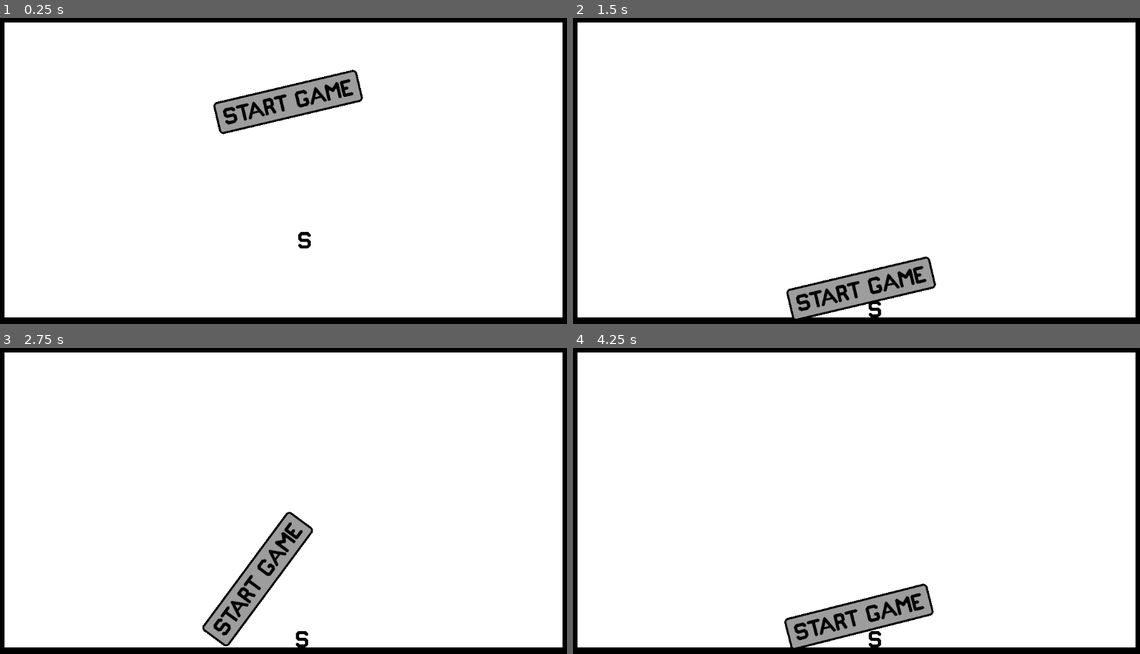
Above: before the commit, frames 1-4 (two rows, left to right).
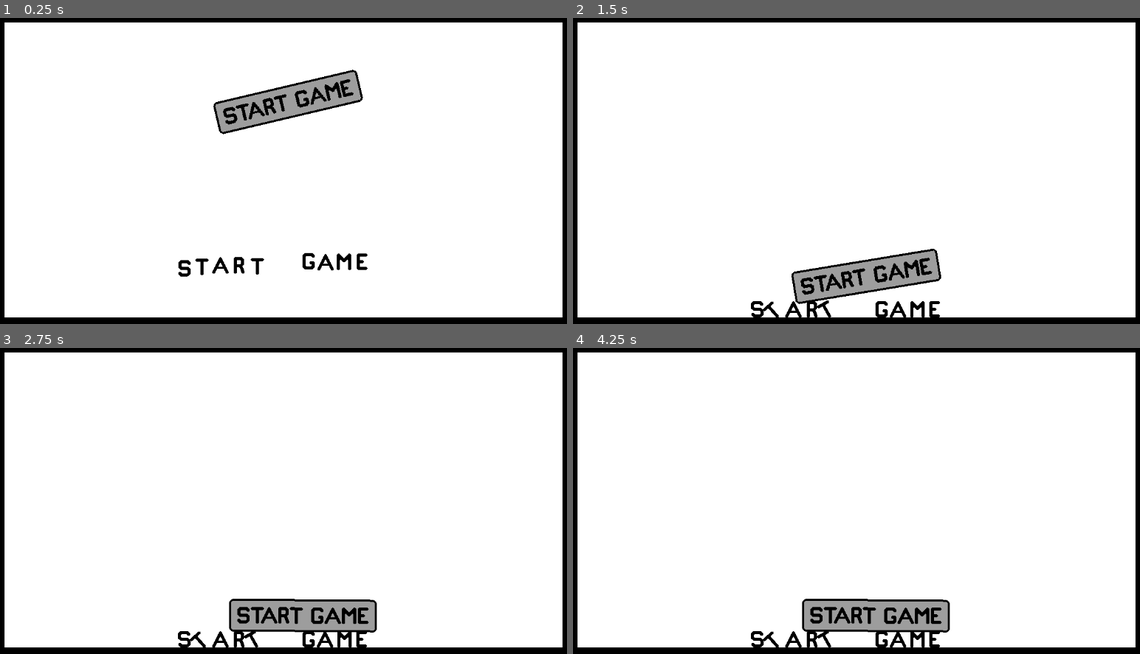
Above: after the commit, the same moments.

Repository: conor-wilson/secret-sapphire
Game: Godot game, scene res://scenes/main.tscn
Two runs of this game, one before a commit and one after it. Both use one fixed random seed, a clock stepped at 60 frames per second and the inputs below.
Inputs (mouse positions are in pixels of both pictures, inside the frame that each line leads up to):
- Up to frame 1 (0.25 s): no input
- Up to frame 2 (1.5 s): move the mouse to (862, 100) at 0.52 s; click (862, 100) at 0.6 s; move the mouse to (737, 189) at 1.27 s; click (737, 189) at 1.35 s
- Up to frame 3 (2.75 s): move the mouse to (340, 430) at 2.02 s; click (340, 430) at 2.1 s
- Up to frame 4 (4.25 s): move the mouse to (828, 568) at 2.77 s; click (828, 568) at 2.85 s; move the mouse to (1032, 553) at 3.52 s; click (1032, 553) at 3.6 s

The runs differ from the first frame. In frame 1, 0.9% of the frame differs, in the area x 31-65%, y 16-85%; in frame 2, 3.6%; in frame 3, 5.6%, in the area x 31-67%, y 53-99%; in frame 4, 3.4%.

Commit message:
Added ability to select each letter type, and added all the letters to the main menu

Diff:
--- a/start-game/project.godot
+++ b/start-game/project.godot
@@ -33,3 +33,7 @@
 2d_physics/layer_2="objects"
 2d_physics/layer_3="characters"
 2d_physics/layer_4="particles"
+
+[rendering]
+
+textures/canvas_textures/default_texture_filter=0
--- /dev/null
+++ b/start-game/scenes/letter.gd
@@ -0,0 +1,52 @@
+extends Node2D
+
+# TODO: Each of the letter types in this file are handled as individual variables. It
+# might be cleaner to move them all into an array and handle them as a collection. Look
+# into whether this is the case, and refactor the code accordingly if it is.
+
+enum LetterType {S, T, A, R, G, M, E}
+@export var letter:LetterType = LetterType.S
+
+# All of the letter types
+@onready var s: RigidBody2D = $S
+@onready var t: RigidBody2D = $T
+@onready var a: RigidBody2D = $A
+@onready var r: RigidBody2D = $R
+@onready var g: RigidBody2D = $G
+@onready var m: RigidBody2D = $M
+@onready var e: RigidBody2D = $E
+
+# Called when the node enters the scene tree for the first time.
+func _ready() -> void:
+
+	disable_all_letters()
+
+	match letter:
+		LetterType.S: enable_letter(s)
+		LetterType.T: enable_letter(t)
+		LetterType.A: enable_letter(a)
+		LetterType.R: enable_letter(r)
+		LetterType.G: enable_letter(g)
+		LetterType.M: enable_letter(m)
+		LetterType.E: enable_letter(e)
+		_: print_debug("unknown letter type: ", letter)
+
+# disable_all_letters disables and hides all the types of letters in the node tree.
+func disable_all_letters():
+	disable_letter(s)
+	disable_letter(t)
+	disable_letter(a)
+	disable_letter(r)
+	disable_letter(g)
+	disable_letter(m)
+	disable_letter(e)
+
+# disable_letter disables and hides the provided letter from the node tree.
+func disable_letter(l:RigidBody2D):
+	l.hide()
+	l.get_child(1).disabled = true
+
+# enable_letter enables and shows the provided letter within the node tree.
+func enable_letter(l:RigidBody2D):
+	l.show()
+	l.get_child(1).disabled = false
--- a/start-game/scenes/letter.tscn
+++ b/start-game/scenes/letter.tscn
@@ -1,17 +1,75 @@
-[gd_scene load_steps=3 format=3 uid="uid://dn8q4o2sgxa7y"]
+[gd_scene load_steps=9 format=3 uid="uid://dn8q4o2sgxa7y"]
 
+[ext_resource type="Script" path="res://scenes/letter.gd" id="1_py2od"]
 [ext_resource type="Texture2D" uid="uid://pvl4opjitbn6" path="res://assets/art/Letters1.png" id="1_xwbin"]
+[ext_resource type="Texture2D" uid="uid://c7am4spqld716" path="res://assets/art/Letters2.png" id="2_8btql"]
+[ext_resource type="Texture2D" uid="uid://rt1q2s47l33u" path="res://assets/art/Letters3.png" id="3_8b30d"]
+[ext_resource type="Texture2D" uid="uid://c7buyymj4wbih" path="res://assets/art/Letters4.png" id="4_p13cm"]
+[ext_resource type="Texture2D" uid="uid://4135leo6x8el" path="res://assets/art/Letters6.png" id="5_idgub"]
+[ext_resource type="Texture2D" uid="uid://c6a07x25mr3es" path="res://assets/art/Letters8.png" id="6_k31ig"]
+[ext_resource type="Texture2D" uid="uid://c8kvnj8oui3xm" path="res://assets/art/Letters9.png" id="7_ht6sd"]
 
-[sub_resource type="PhysicsMaterial" id="PhysicsMaterial_uq82m"]
-bounce = 0.3
+[node name="Letter" type="Node2D"]
+script = ExtResource("1_py2od")
 
-[node name="Letter" type="RigidBody2D"]
-collision_layer = 2
-collision_mask = 7
-physics_material_override = SubResource("PhysicsMaterial_uq82m")
+[node name="S" type="RigidBody2D" parent="."]
+visible = false
 
-[node name="CollisionPolygon2D" type="CollisionPolygon2D" parent="."]
-polygon = PackedVector2Array(-12, -12, -8, -16, 8, -16, 12, -12, 12, -8, 11, -7, 7, -7, 4, -10, -5, -10, -6, -9, -6, -4, -5, -3, 8, -3, 12, 1, 12, 11, 6, 16, -8, 16, -12, 12, -12, 9, -10, 7, -7, 7, -5, 10, 4, 10, 6, 8, 6, 4, 5, 3, -8, 3, -12, -1)
+[node name="Sprite2D" type="Sprite2D" parent="S"]
+texture = ExtResource("1_xwbin")
 
-[node name="Sprite2D" type="Sprite2D" parent="."]
-texture = ExtResource("1_xwbin")
+[node name="CollisionPolygon2D" type="CollisionPolygon2D" parent="S"]
+polygon = PackedVector2Array(-12, -11, -7, -16, 7, -16, 12, -11, 12, -9, 10, -7, 8, -7, 5, -10, -5, -10, -6, -9, -6, -4, -5, -3, 7, -3, 12, 2, 12, 10, 6, 16, -7, 16, -12, 11, -12, 9, -10, 7, -8, 7, -5, 10, 5, 10, 6, 9, 6, 4, 5, 3, -7, 3, -12, -2)
+
+[node name="T" type="RigidBody2D" parent="."]
+visible = false
+
+[node name="Sprite2D" type="Sprite2D" parent="T"]
+texture = ExtResource("2_8btql")
+
+[node name="CollisionPolygon2D" type="CollisionPolygon2D" parent="T"]
+polygon = PackedVector2Array(-10, -16, 10, -16, 13, -13, 10, -10, 3, -10, 3, 14, 1, 16, -1, 16, -3, 14, -3, -10, -10, -10, -13, -13)
+
+[node name="A" type="RigidBody2D" parent="."]
+visible = false
+
+[node name="Sprite2D" type="Sprite2D" parent="A"]
+texture = ExtResource("3_8b30d")
+
+[node name="CollisionPolygon2D" type="CollisionPolygon2D" parent="A"]
+polygon = PackedVector2Array(1, -16, 16, 13, 16, 15, 15, 16, 11, 16, 7, 7, -7, 7, -11, 16, -15, 16, -16, 15, -16, 13, -1, -16)
+
+[node name="R" type="RigidBody2D" parent="."]
+visible = false
+
+[node name="Sprite2D" type="Sprite2D" parent="R"]
+texture = ExtResource("4_p13cm")
+
+[node name="CollisionPolygon2D" type="CollisionPolygon2D" parent="R"]
+polygon = PackedVector2Array(-7, -16, 5, -16, 10, -11, 10, -2, 7, 1, 11, 14, 9, 16, 7, 16, 5, 14, 2, 4, -4, 4, -4, 14, -6, 16, -8, 16, -10, 14, -10, -13)
+
+[node name="G" type="RigidBody2D" parent="."]
+visible = false
+
+[node name="Sprite2D" type="Sprite2D" parent="G"]
+texture = ExtResource("5_idgub")
+
+[node name="CollisionPolygon2D" type="CollisionPolygon2D" parent="G"]
+polygon = PackedVector2Array(-12, -11, -7, -16, 7, -16, 12, -11, 12, -9, 10, -7, 8, -7, 5, -10, -5, -10, -6, -9, -6, 9, -5, 10, 5, 10, 6, 9, 6, 6, 4, 6, 2, 4, 2, 2, 4, 0, 9, 0, 12, 3, 12, 11, 7, 16, -7, 16, -12, 11)
+
+[node name="M" type="RigidBody2D" parent="."]
+visible = false
+
+[node name="Sprite2D" type="Sprite2D" parent="M"]
+texture = ExtResource("6_k31ig")
+
+[node name="CollisionPolygon2D" type="CollisionPolygon2D" parent="M"]
+polygon = PackedVector2Array(-14, -13, -11, -16, -10, -16, 0, -6, 10, -16, 11, -16, 14, -13, 14, 14, 12, 16, 10, 16, 8, 14, 8, -2, 7, -5, 1, 1, -1, 1, -7, -5, -8, -2, -8, 14, -10, 16, -12, 16, -14, 14)
+
+[node name="E" type="RigidBody2D" parent="."]
+
+[node name="Sprite2D" type="Sprite2D" parent="E"]
+texture = ExtResource("7_ht6sd")
+
+[node name="CollisionPolygon2D" type="CollisionPolygon2D" parent="E"]
+polygon = PackedVector2Array(-10, -13, -7, -16, 8, -16, 11, -13, 8, -10, -4, -10, -4, -3, 1, -3, 4, 0, 1, 3, -4, 3, -4, 10, 8, 10, 11, 13, 8, 16, -7, 16, -10, 13)
--- a/start-game/scenes/main_menu.tscn
+++ b/start-game/scenes/main_menu.tscn
@@ -25,4 +25,36 @@
 [node name="Letters" type="Node2D" parent="."]
 
 [node name="S" parent="Letters" instance=ExtResource("3_1ar5g")]
-position = Vector2(617, 429)
+position = Vector2(383, 484)
+
+[node name="T1" parent="Letters" instance=ExtResource("3_1ar5g")]
+position = Vector2(417, 481)
+letter = 1
+
+[node name="A1" parent="Letters" instance=ExtResource("3_1ar5g")]
+position = Vector2(453, 478)
+letter = 2
+
+[node name="R" parent="Letters" instance=ExtResource("3_1ar5g")]
+position = Vector2(489, 478)
+letter = 3
+
+[node name="T2" parent="Letters" instance=ExtResource("3_1ar5g")]
+position = Vector2(525, 480)
+letter = 1
+
+[node name="G" parent="Letters" instance=ExtResource("3_1ar5g")]
+position = Vector2(625, 470)
+letter = 4
+
+[node name="A2" parent="Letters" instance=ExtResource("3_1ar5g")]
+position = Vector2(658, 472)
+letter = 2
+
+[node name="M" parent="Letters" instance=ExtResource("3_1ar5g")]
+position = Vector2(694, 471)
+letter = 5
+
+[node name="E" parent="Letters" instance=ExtResource("3_1ar5g")]
+position = Vector2(729, 471)
+letter = 6
